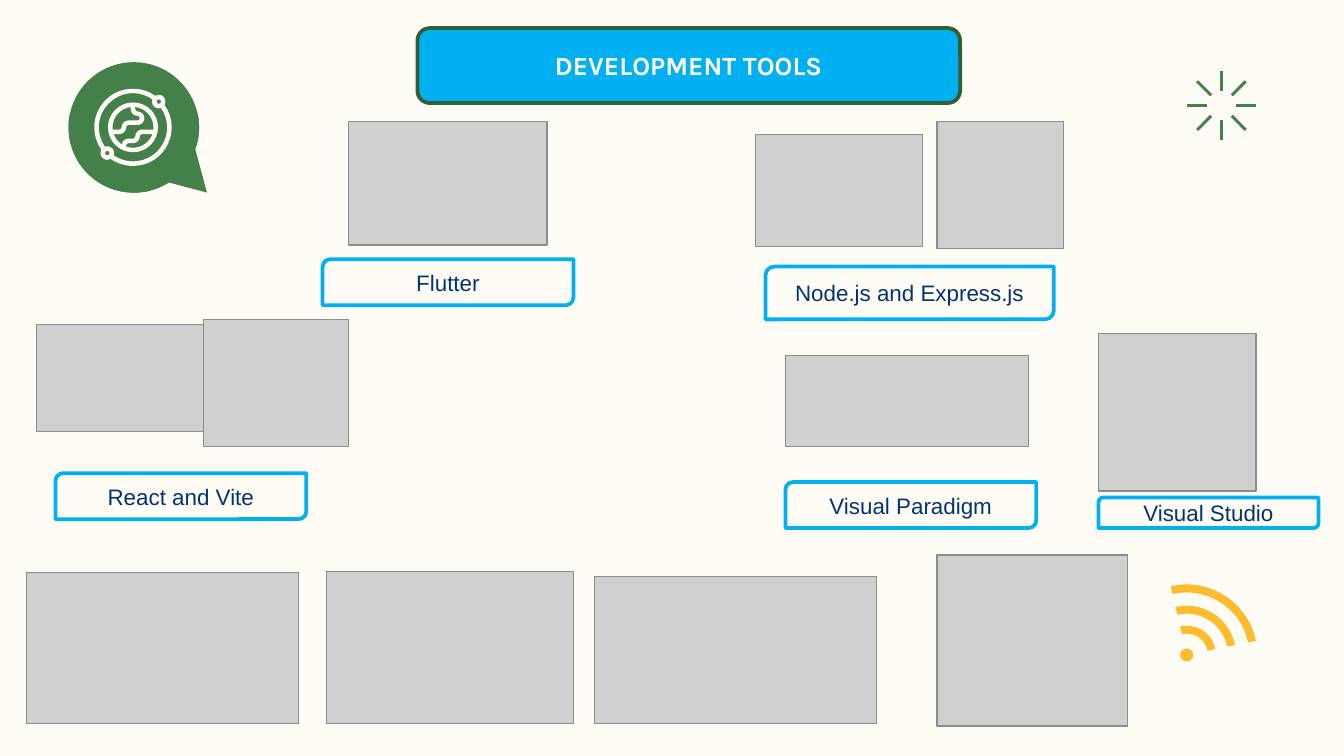
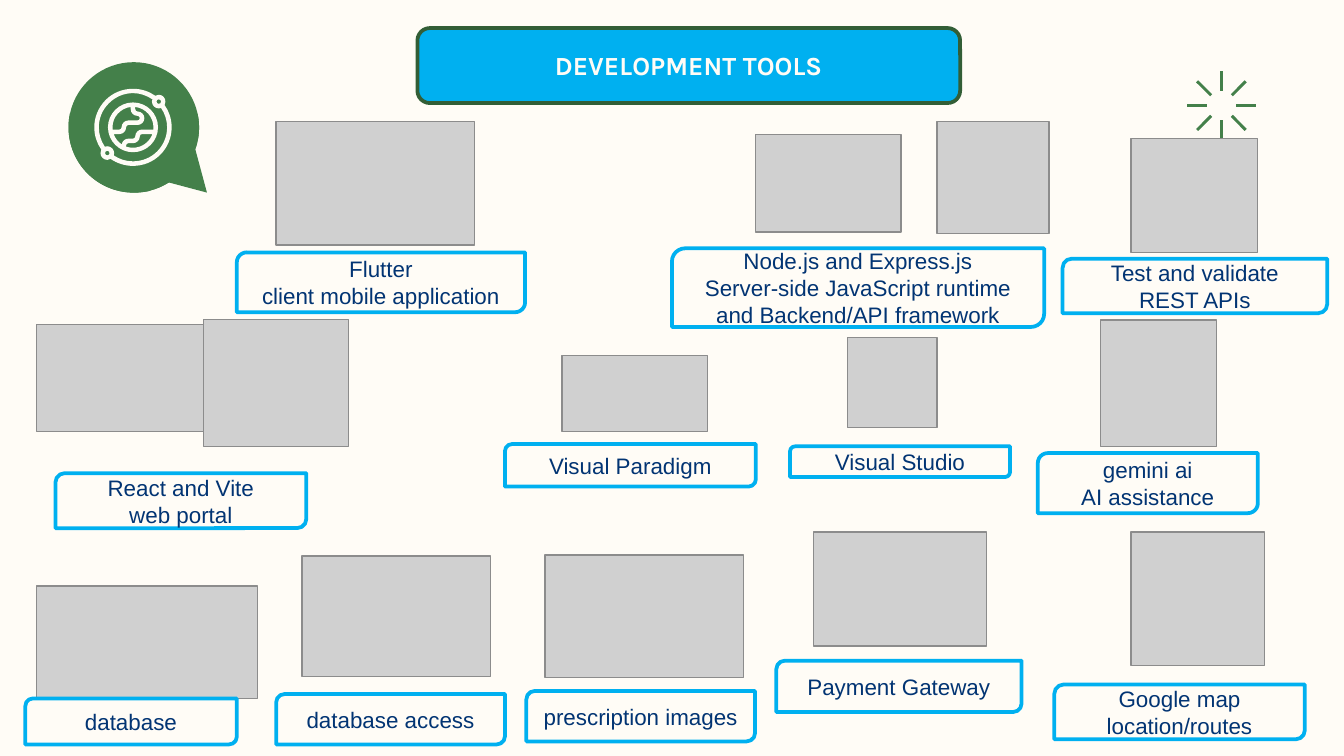
Before and after one commit to Nsan-237/PharmaGo, a slide deck: slide 20 of Pharma Finder.pptx (slide 17 before the commit). Drawn at 1344x756 pixels with LibreOffice and Linux fonts; fonts in the diff are those of the drawing; grey boxes stand for pictures. Boxes give left, top, right and bottom in pixels: in the first picture for what was removed or moved away, otherwise in the second. Text is boxed around its words. In the diff, an @@ line names an element or a change of style, - is before the commit and + after.

```diff
--- a/Pharma Finder.pptx
+++ b/Pharma Finder.pptx
@@ picture: place and size @@
-picture at bbox=[349, 121, 548, 245]
+picture at bbox=[276, 121, 474, 245]
@@ picture: place and size @@
-picture at bbox=[755, 134, 922, 246]
+picture at bbox=[755, 134, 900, 233]
@@ picture: place and size @@
-picture at bbox=[937, 121, 1063, 247]
+picture at bbox=[937, 121, 1048, 233]
@@ picture: place and size @@
-picture at bbox=[937, 555, 1128, 726]
+picture at bbox=[1130, 138, 1257, 253]
@@ round diag rect "Flutter": place and size @@
-round diag rect "Flutter" at bbox=[323, 259, 574, 305]
+round diag rect "Flutter" at bbox=[237, 253, 526, 313]
@@ round diag rect "Node.js and Express.js": place and size @@
-round diag rect "Node.js and Express.js" at bbox=[766, 266, 1055, 319]
+round diag rect "Node.js and Express.js" at bbox=[672, 249, 1044, 327]
@@ round diag rect added at bbox=[1063, 259, 1328, 314], outline #00B0F0 2 pt, 12 pt, text #023473 @@
+Test and validate REST APIs
@@ text in round diag rect at bbox=[262, 287, 499, 309]: paragraph added @@
+client mobile application
@@ text in round diag rect at bbox=[705, 279, 1011, 328]: paragraph added @@
+Server-side JavaScript runtime and Backend/API framework
@@ picture added at bbox=[1101, 320, 1216, 446] @@
@@ picture: place and size @@
-picture at bbox=[785, 355, 1028, 446]
+picture at bbox=[562, 356, 707, 431]
@@ picture: place and size @@
-picture at bbox=[1098, 333, 1255, 491]
+picture at bbox=[847, 337, 937, 427]
@@ round diag rect "Visual Paradigm": place and size @@
-round diag rect "Visual Paradigm" at bbox=[785, 482, 1036, 528]
+round diag rect "Visual Paradigm" at bbox=[505, 444, 757, 487]
@@ round diag rect "Visual Studio": place and size @@
-round diag rect "Visual Studio" at bbox=[1098, 497, 1318, 528]
+round diag rect "Visual Studio" at bbox=[790, 446, 1011, 477]
@@ round diag rect "React and Vite web portal": place and size @@
-round diag rect "React and Vite web portal" at bbox=[55, 473, 306, 519]
+round diag rect "React and Vite web portal" at bbox=[55, 473, 306, 528]
@@ text in round diag rect at bbox=[108, 479, 254, 528]: text changed @@
-React and Vite
+React and Vite
+web portal
@@ round diag rect added at bbox=[1038, 453, 1258, 513], outline #00B0F0 2 pt, 12 pt, text #023473 @@
+gemini ai
+AI assistance
@@ picture added at bbox=[813, 532, 985, 646] @@
@@ picture added at bbox=[1130, 532, 1265, 667] @@
@@ picture: place and size @@
-picture at bbox=[327, 571, 574, 723]
+picture at bbox=[302, 556, 491, 677]
@@ picture: place and size @@
-picture at bbox=[594, 577, 876, 724]
+picture at bbox=[546, 555, 745, 677]
@@ picture: place and size @@
-picture at bbox=[27, 573, 298, 723]
+picture at bbox=[36, 586, 257, 699]
@@ group removed at bbox=[1171, 585, 1255, 663]: 4 freeform shapes @@
@@ round diag rect added at bbox=[777, 661, 1021, 712], outline #00B0F0 2 pt, 12 pt, text #023473 @@
+Payment Gateway
@@ round diag rect added at bbox=[1055, 684, 1305, 739], outline #00B0F0 2 pt, 12 pt, text #023473 @@
+Google map
+location/routes
@@ round diag rect added at bbox=[26, 699, 237, 745], outline #00B0F0 2 pt, 12 pt, text #023473 @@
+database
@@ round diag rect added at bbox=[276, 694, 504, 745], outline #00B0F0 2 pt, 12 pt, text #023473 @@
+database access
@@ round diag rect added at bbox=[527, 691, 755, 742], outline #00B0F0 2 pt, 12 pt, text #023473 @@
+prescription images
```
Also in this commit, not shown: 5 other slides changed, 5 slides added, 1 slide removed, 2 other files.
